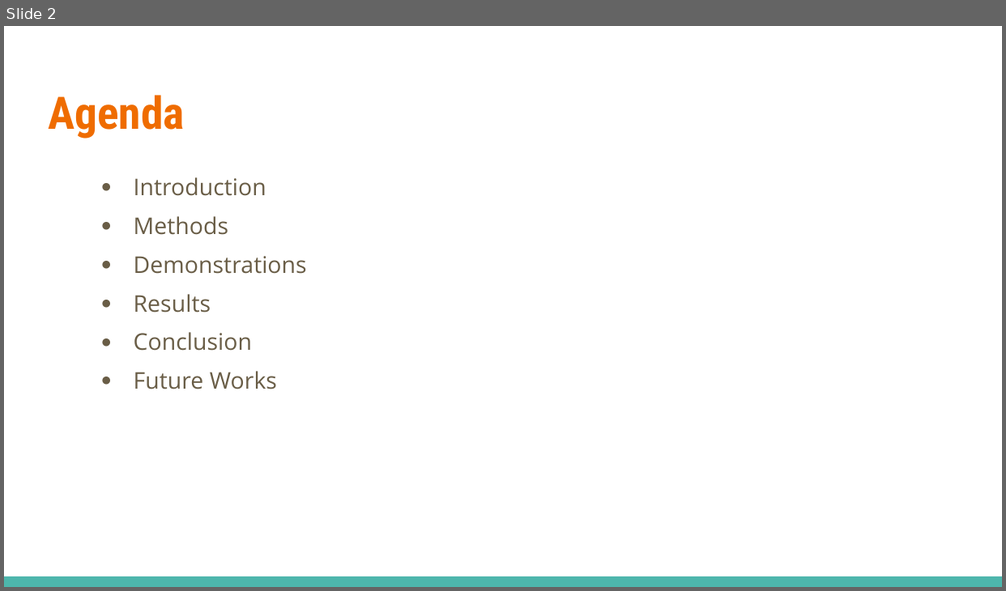
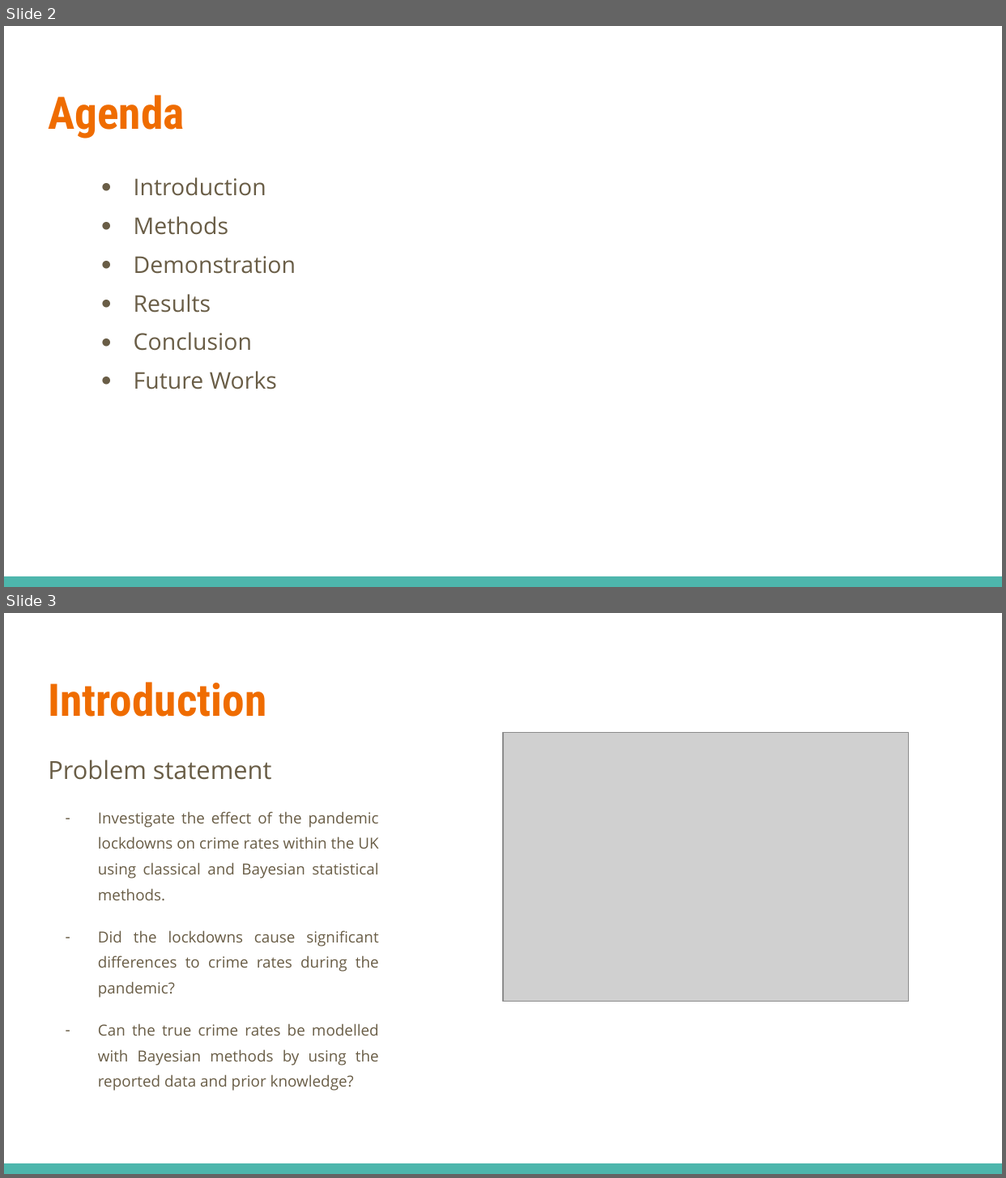
Before and after one commit to elliot-linsey/QMUL, a slide deck: EOY Project/Presentation.pptx. Shown one above the other, each under a label of ours: slide 2 before the commit, slides 2 and 3 after it. The pictures are 1006x591 and 1006x1178 pixels, drawn with LibreOffice and Linux fonts; fonts in the diff are those of the drawing; grey boxes stand for pictures. Boxes give left, top, right and bottom in pixels: in the first picture for what was removed or moved away, otherwise in the second. Text is boxed around its words. In the diff, an @@ line names an element or a change of style, - is before the commit and + after.

```diff
--- a/EOY Project/Presentation.pptx
+++ b/EOY Project/Presentation.pptx
@@ slide 3 added at (4,613,1002,1174), background #FFFFFF; not listed: 1 template element that a slide beside it also shows @@
@@ title added at (48,682,266,717), 32.4 pt, text #EF6C00, bold @@
+Introduction
@@ picture added at (503,733,908,1001) @@
@@ text added at (48,760,379,1091), 11 pt, text #695D46 @@
+Problem statement
+– Investigate the effect of the pandemic lockdowns on crime rates within the UK using classical and Bayesian statistical methods.
+– Did the lockdowns cause significant differences to crime rates during the pandemic?
+– Can the true crime rates be modelled with Bayesian methods by using the reported data and prior knowledge?
@@ slide 2 changed as well @@
@@ text at (134,256,296,274): text changed @@
-● Demonstrations
+● Demonstration
```
Also in this commit, not shown: 1 other slide changed, 7 other slides added, 1 slide removed.
